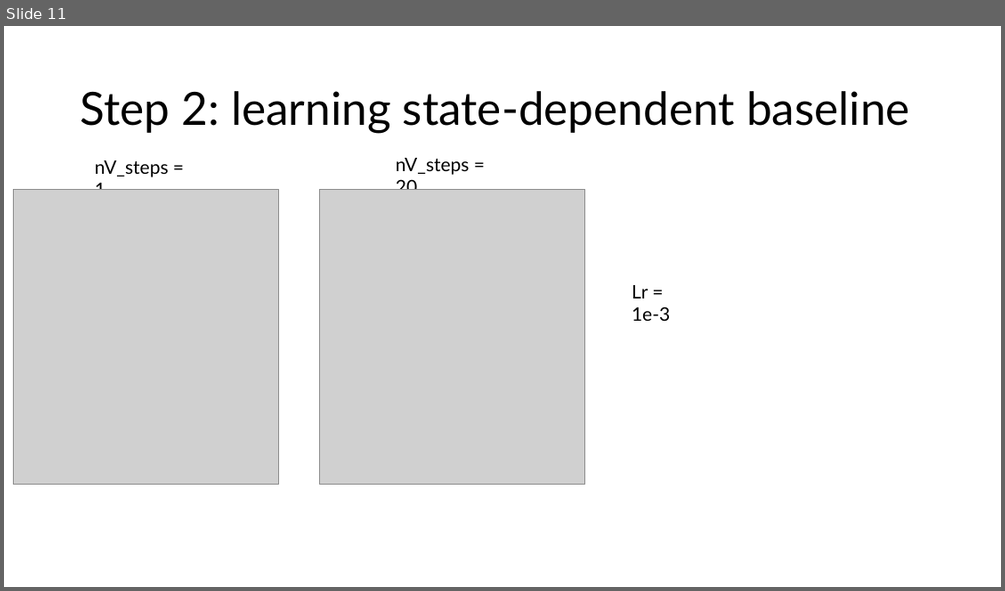
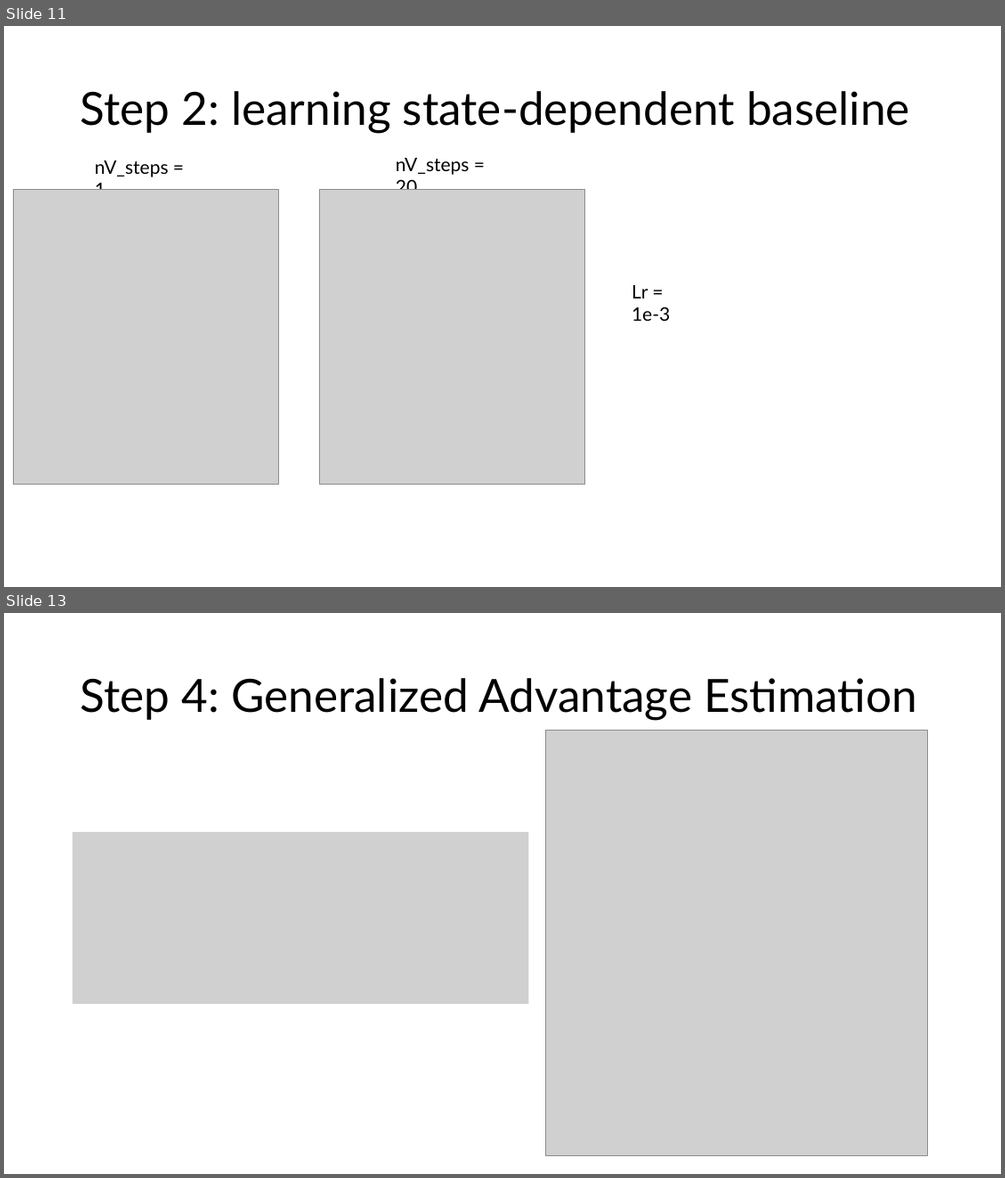
Before and after one commit to PashaDolgirev/optical-PPO, a slide deck: CartPole_results/RL_REINFORCE_PPO.pptx. Shown one above the other, each under a label of ours: slide 11 before the commit, slides 11 and 13 after it; the slides between them are not shown. The pictures are 1005x591 and 1005x1178 pixels, drawn with LibreOffice and Linux fonts; fonts in the diff are those of the drawing; grey boxes stand for pictures. Boxes give left, top, right and bottom in pixels: in the first picture for what was removed or moved away, otherwise in the second. Text is boxed around its words. In the diff, an @@ line names an element or a change of style, - is before the commit and + after.

```diff
--- a/CartPole_results/RL_REINFORCE_PPO.pptx
+++ b/CartPole_results/RL_REINFORCE_PPO.pptx
@@ slide 13 added at (4,613,1001,1174), background #FFFFFF @@
@@ title added at (80,678,917,720), 44 pt, text #000000 @@
+Step 4: Generalized Advantage Estimation
@@ picture added at (546,730,928,1156) @@
@@ picture added at (73,832,529,1004) @@
```
Also in this commit, not shown: 6 slides changed, 2 other slides added, 16 other files.
